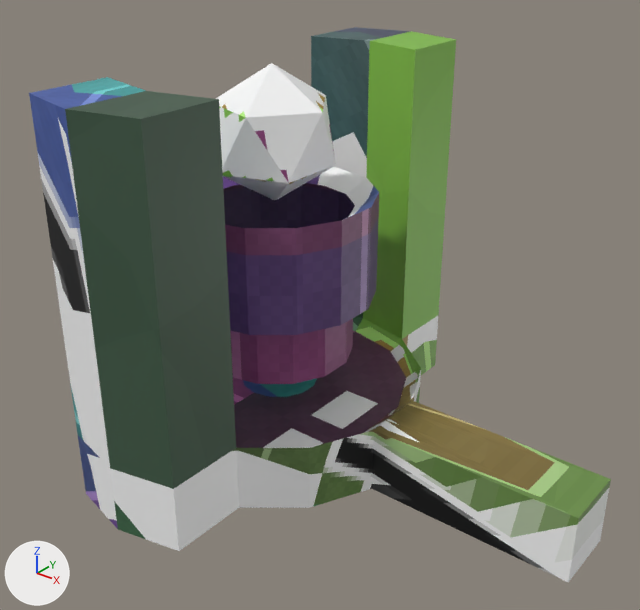
The Blender file Assets/Assets/Meshes/Props/Engine_Mesh.blend as it was, and as the next commit left it.
The view is the same before and after, from a 50 mm lens placed at (6.69, -5.93, 5.21), pointed at (2.17, -0.28, 1.71). Arrows for +X, +Y and +Z are at lower left; the lights stay in place.

Objects in the first picture: 'Engine_Mesh'.
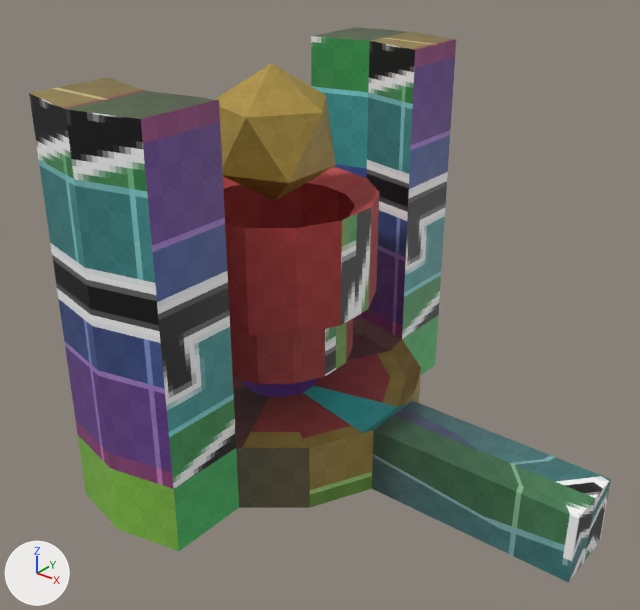
What the commit changed:
Picture 'Engine_Texture2' (img_engine_texture2) is new.
Material 'Material.001' (mat_material_001) changes its picture from img_engine_tex to img_engine_texture2.
me_icosphere is used by ob_engine_mesh; location (0.0, 0.0, 0.0).
me_icosphere had 177 vertices, 158 faces and spanned x 0.0..4.8, y -2.2..2.2, z 0.0..3.73.
me_icosphere now has 177 vertices, 157 faces and spans x 0.0..4.8, y -2.2..2.2, z 0.0..3.73.
me_icosphere part 1: 157 kept faces spanning x 0.0..4.8, y -2.2..2.2, z 0.0..3.73 get new texture (UV) coordinates.

Boxes [x1, y1, x2, y2] around the edits, measured in the pictures (640 x 610 px):
'Engine_Mesh', surface changed
    both: [29, 27, 611, 582]
